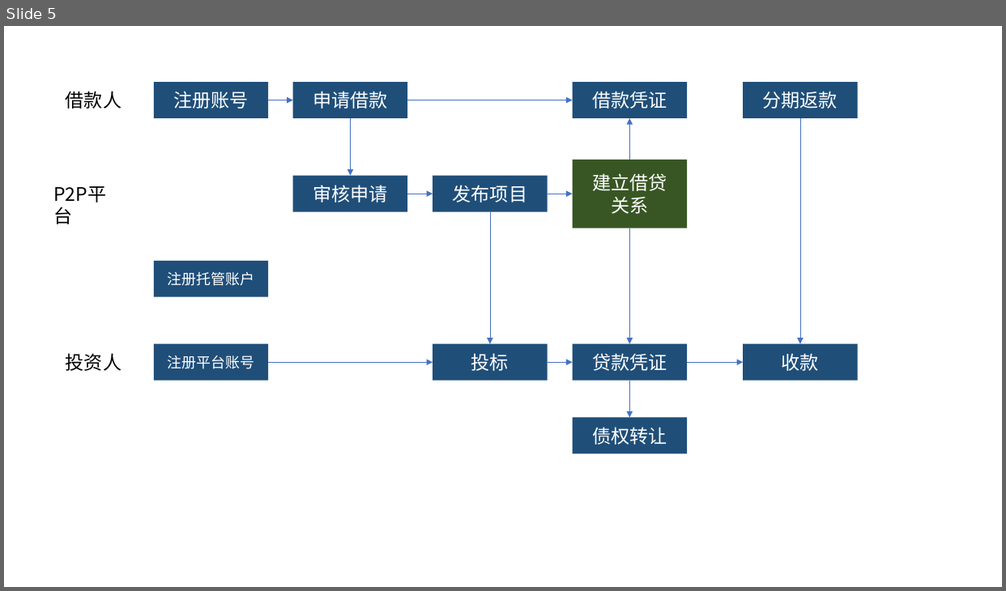
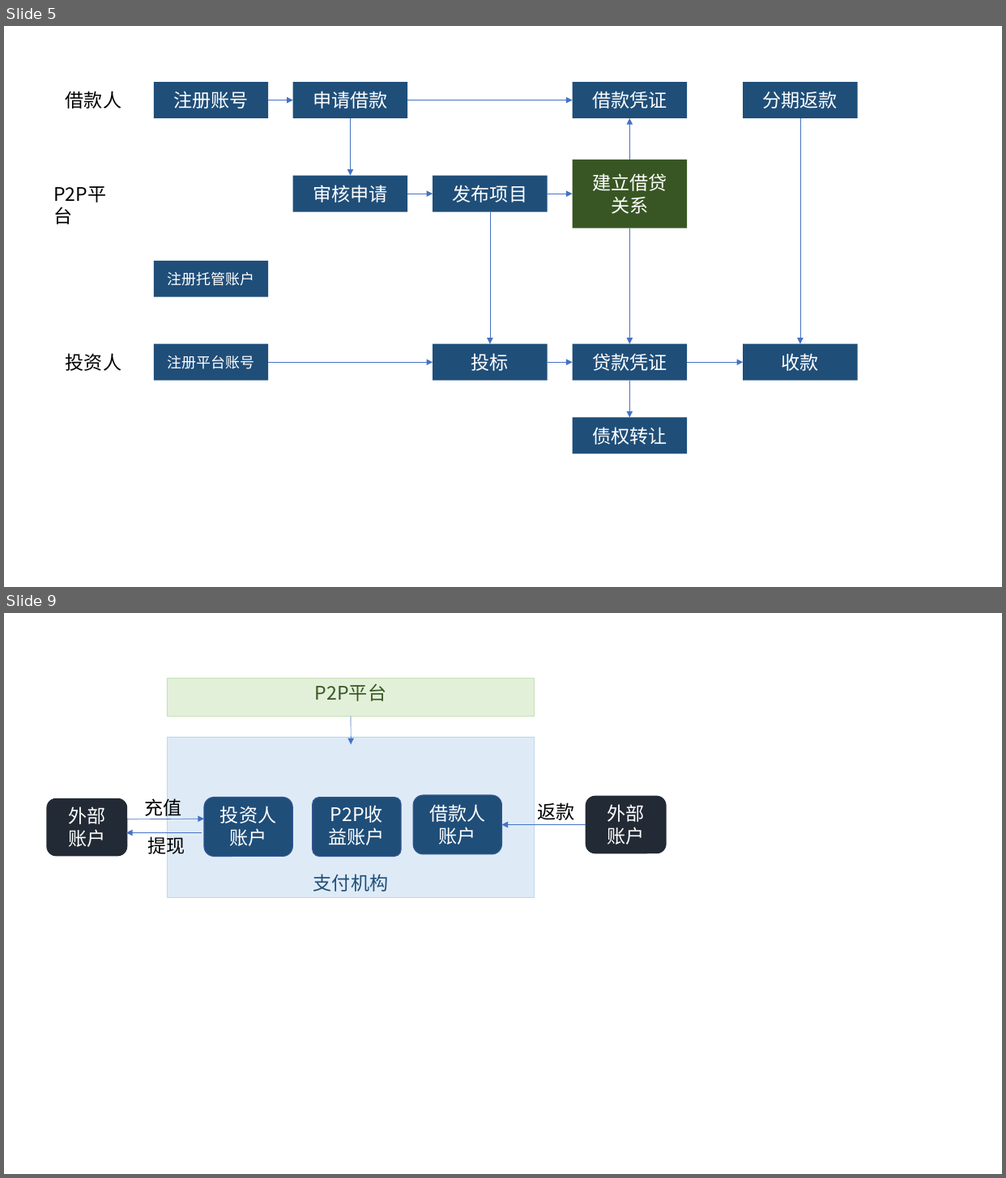
Before and after one commit to cocolian/cocolian-resources, a slide deck: design/P2P.pptx. Shown one above the other, each under a label of ours: slide 5 before the commit, slides 5 and 9 after it; the slides between them are not shown. The pictures are 1006x591 and 1006x1178 pixels, drawn with LibreOffice and Linux fonts; fonts in the diff are those of the drawing. Boxes give left, top, right and bottom in pixels: in the first picture for what was removed or moved away, otherwise in the second. Text is boxed around its words. In the diff, an @@ line names an element or a change of style, - is before the commit and + after.

```diff
--- a/design/P2P.pptx
+++ b/design/P2P.pptx
@@ slide 9 added at [4,613,1002,1174], background #FFFFFF @@
@@ rectangle added at [167,678,534,717], fill #E2F0D9, outline #C5E0B4 0.25 pt, 18 pt, text #385723 @@
+P2P平台
@@ arrow added from (351, 717) to (351, 745), #4472C4 0.5 pt @@
@@ rectangle added at [167,736,534,897], fill #DEEBF7, outline #BDD7EE 0.25 pt, 18 pt, text #1F4E79 @@
+支付机构
@@ rounded rectangle added at [47,798,127,856], fill #222A35, 18 pt, text #FFFFFF @@
+外部
+账户
@@ text added at [144,798,181,816], 18 pt, text #000000 @@
+充值
@@ rounded rectangle added at [204,797,292,856], fill #1F4E79, outline #325491 1 pt, 18 pt, text #FFFFFF @@
+投资人账户
@@ rounded rectangle added at [313,797,401,856], fill #1F4E79, outline #325491 1 pt, 18 pt, text #FFFFFF @@
+P2P收益账户
@@ rounded rectangle added at [414,796,502,855], fill #1F4E79, outline #325491 1 pt, 18 pt, text #FFFFFF @@
+借款人账户
@@ text added at [537,803,574,820], 18 pt, text #000000 @@
+返款
@@ rounded rectangle added at [586,796,667,854], fill #222A35, 18 pt, text #FFFFFF @@
+外部
+账户
@@ arrow added from (127, 820) to (204, 819), #4472C4 0.5 pt @@
@@ arrow added from (586, 825) to (502, 825), #4472C4 0.5 pt @@
@@ arrow added from (202, 833) to (126, 833), #4472C4 0.5 pt @@
@@ text added at [147,837,185,854], 18 pt, text #000000 @@
+提现
```
Also in this commit, not shown: 1 slide changed, 3 other slides added, 1 slide removed, 4 other files.
